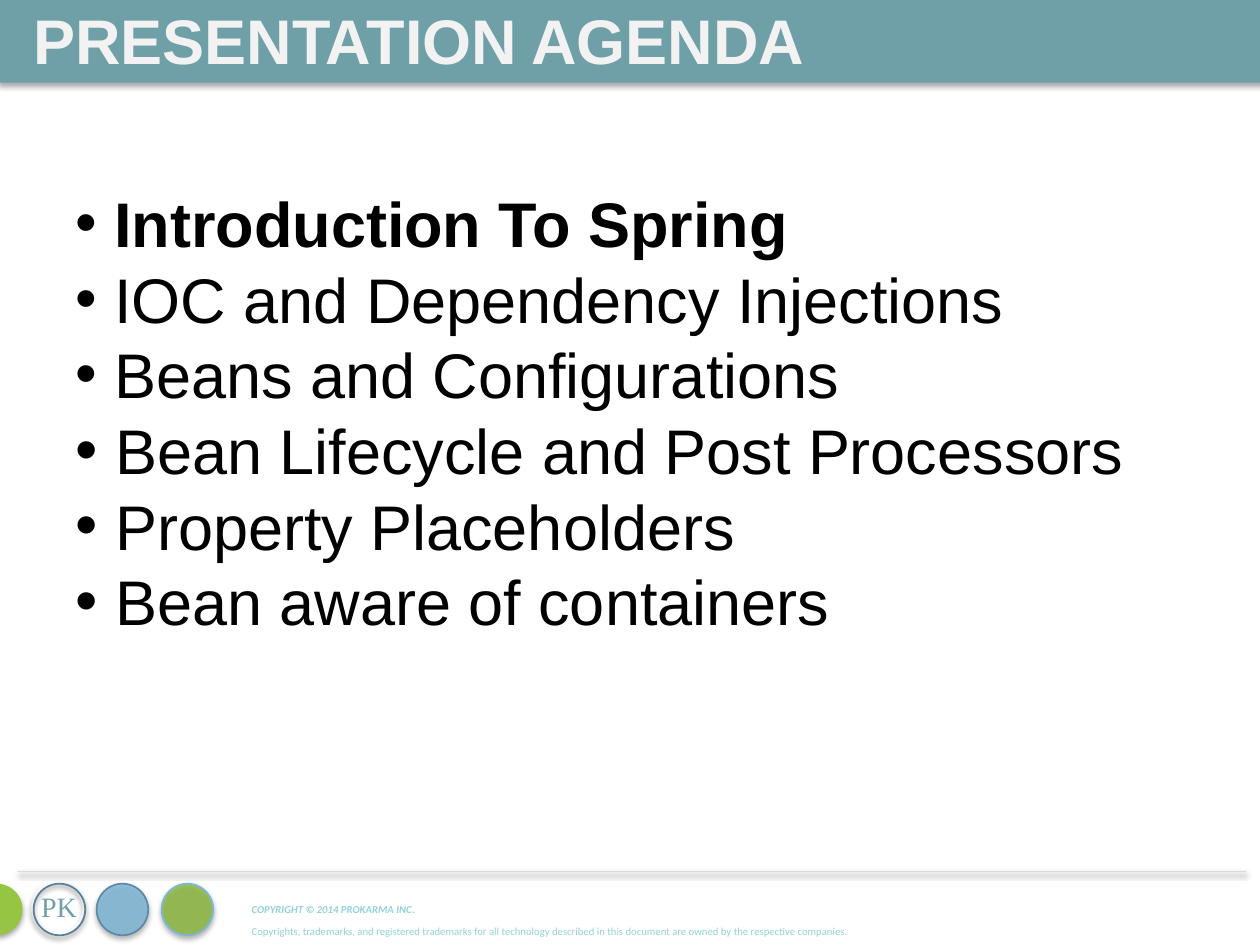
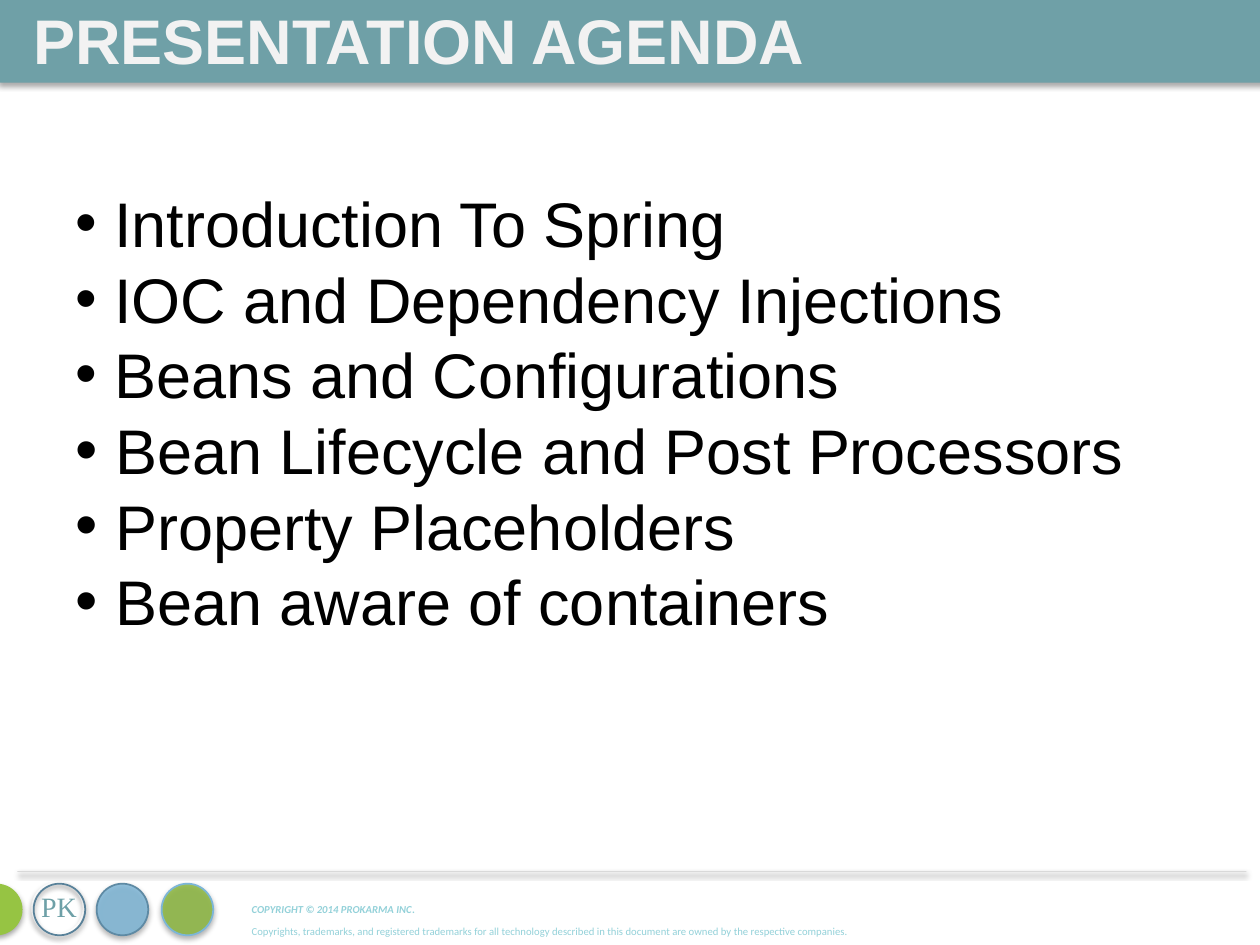
Before and after one commit to mshashi/pkma-spring-core-training, a slide deck: slide 4 of SpringCore.pptx. Drawn at 1260x945 pixels with LibreOffice and Linux fonts; fonts in the diff are those of the drawing. Boxes give left, top, right and bottom in pixels: in the first picture for what was removed or moved away, otherwise in the second. Text is boxed around its words. In the diff, an @@ line names an element or a change of style, - is before the commit and + after.

Commit message:
Updated ppt

```diff
--- a/SpringCore.pptx
+++ b/SpringCore.pptx
@@ text at (x1=114, y1=201, x2=726, y2=259): bold off in "Introduction To Spring" @@
```
Also in this commit, not shown: 6 slides added.
